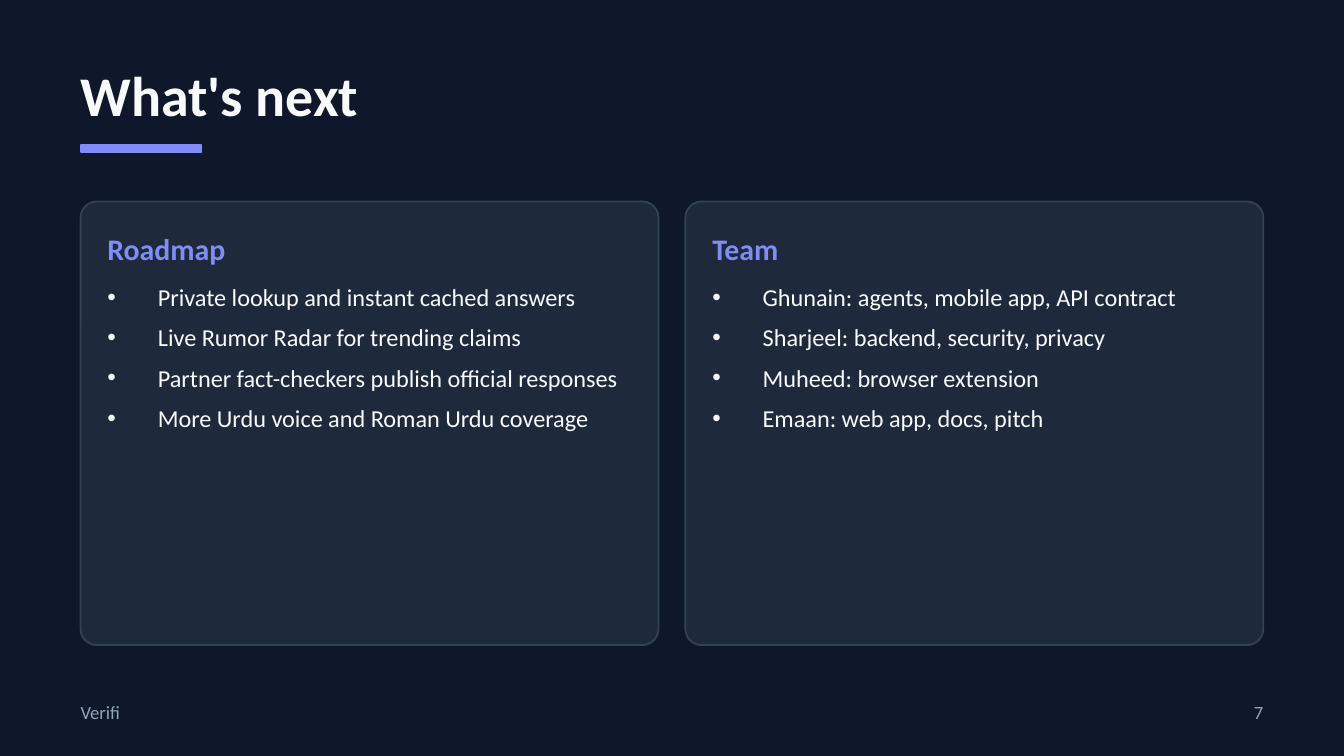
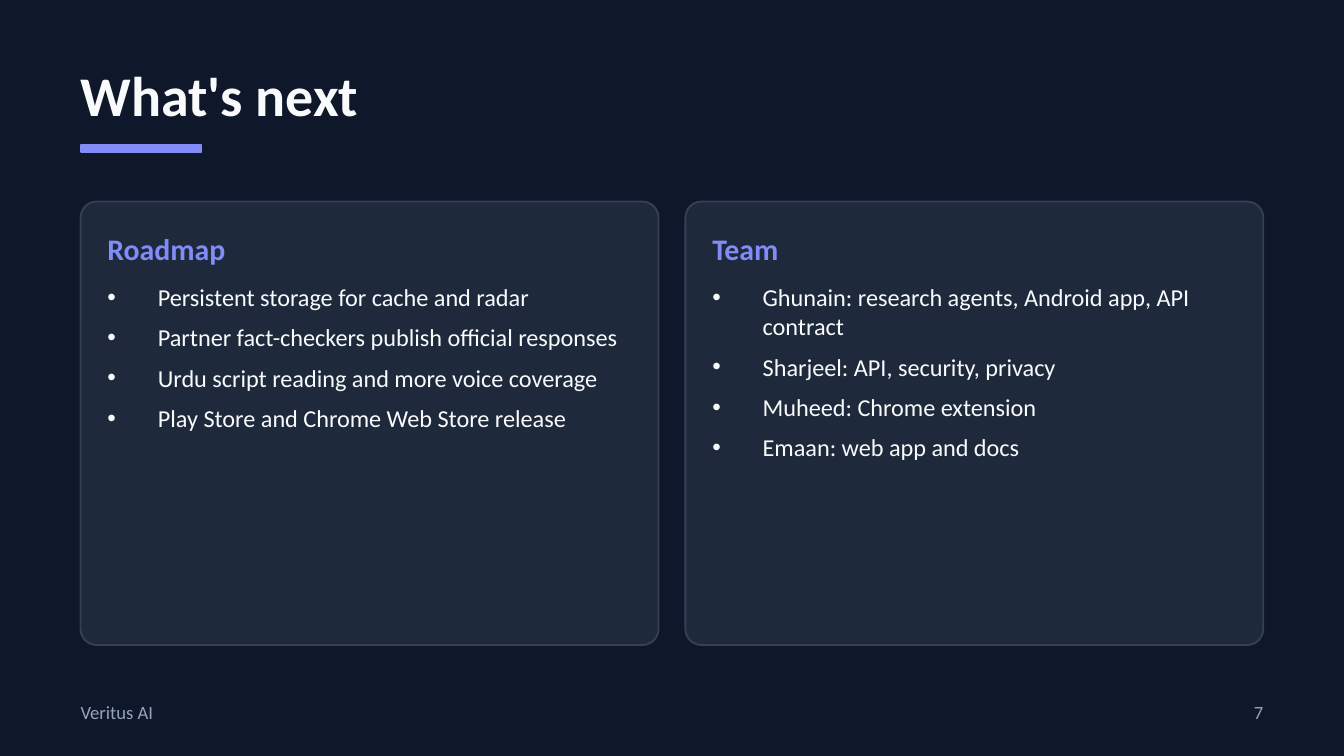
Before and after one commit to Ghunain43/Verirfi, a slide deck: slide 7 of docs/pitch-deck.pptx. Drawn at 1344x756 pixels with LibreOffice and Linux fonts; fonts in the diff are those of the drawing. Boxes give left, top, right and bottom in pixels: in the first picture for what was removed or moved away, otherwise in the second. Text is boxed around its words. In the diff, an @@ line names an element or a change of style, - is before the commit and + after.

```diff
--- a/docs/pitch-deck.pptx
+++ b/docs/pitch-deck.pptx
@@ text at <box>158,289,528,310</box>: text changed @@
-• Private lookup and instant cached answers
-• Live Rumor Radar for trending claims
+• Persistent storage for cache and radar
@@ text at <box>763,289,1190,460</box>: text changed @@
-• Ghunain: agents, mobile app, API contract
-• Sharjeel: backend, security, privacy
-• Muheed: browser extension
-• Emaan: web app, docs, pitch
+• Ghunain: research agents, Android app, API contract
+• Sharjeel: API, security, privacy
+• Muheed: Chrome extension
+• Emaan: web app and docs
@@ text at <box>158,370,597,431</box>: text changed @@
-• More Urdu voice and Roman Urdu coverage
+• Urdu script reading and more voice coverage
+• Play Store and Chrome Web Store release
@@ text at <box>81,706,153,719</box>: text changed @@
-Verifi
+Veritus AI
```
Also in this commit, not shown: 6 other slides changed, 6 other files.
